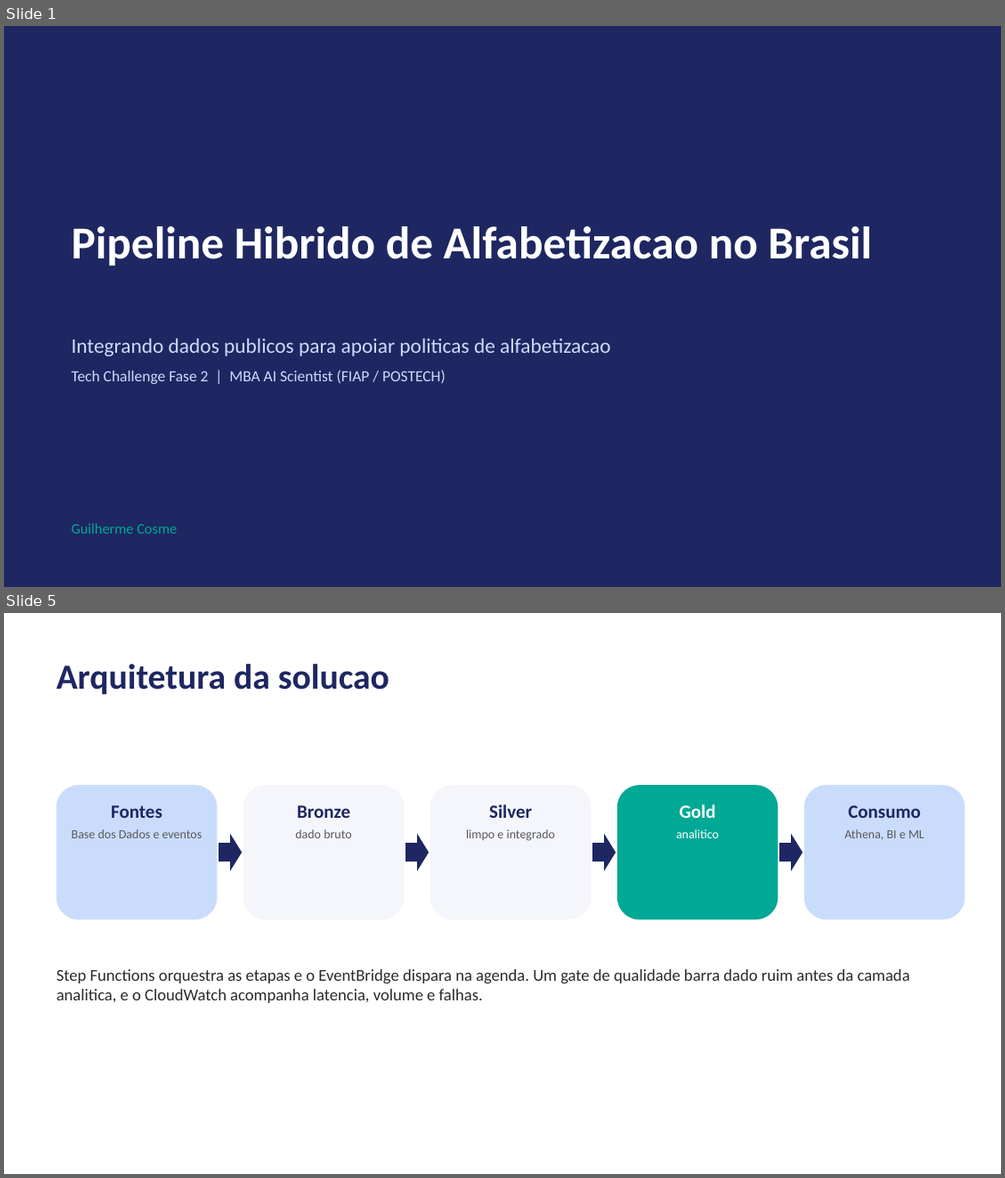
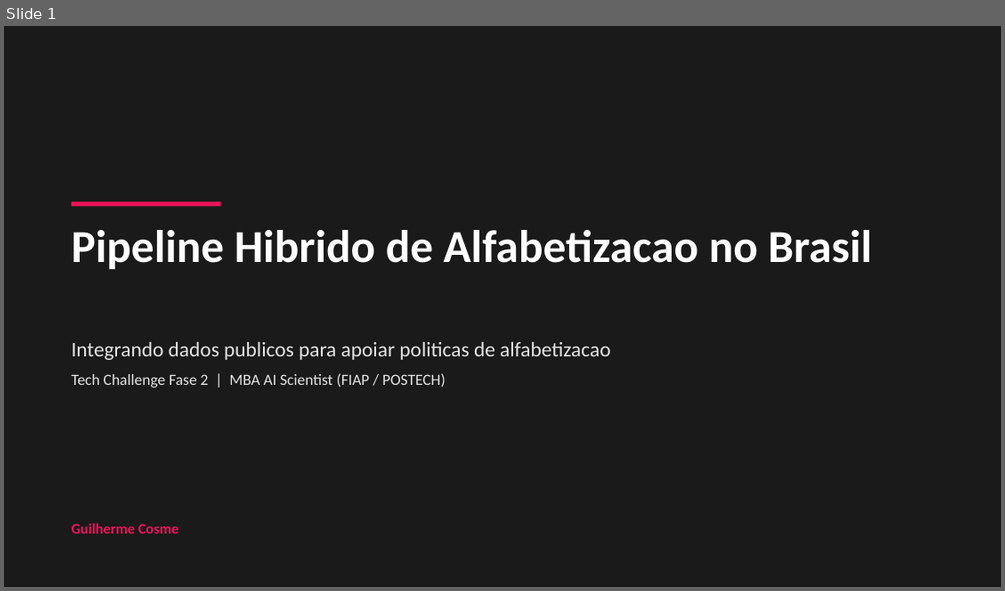
Before and after one commit to guillecosme/fiap-ai-scientist-tech-challenge-fase-02, a slide deck: reports/slides/pipeline_alfabetizacao_fase2.pptx. Shown one above the other, each under a label of ours: slides 1 and 5 before the commit, slide 1 after it; the slides between them are not shown. The pictures are 1005x1178 and 1005x591 pixels, drawn with LibreOffice and Linux fonts; fonts in the diff are those of the drawing. Boxes give left, top, right and bottom in pixels: in the first picture for what was removed or moved away, otherwise in the second. Text is boxed around its words. In the diff, an @@ line names an element or a change of style, - is before the commit and + after.

Commit message:
slides com identidade fiap e o recorte do diagrama no slide de arquitetura

```diff
--- a/reports/slides/pipeline_alfabetizacao_fase2.pptx
+++ b/reports/slides/pipeline_alfabetizacao_fase2.pptx
@@ slide 5 removed at (4, 613, 1001, 1174), background #FFFFFF @@
@@ text removed at (57, 664, 389, 695) @@
-Arquitetura da solucao
@@ rounded rectangle removed at (57, 785, 217, 919) @@
@@ rounded rectangle removed at (243, 785, 404, 919) @@
@@ rounded rectangle removed at (430, 785, 591, 919) @@
@@ rounded rectangle removed at (617, 785, 778, 919) @@
@@ rounded rectangle removed at (804, 785, 965, 919) @@
@@ text removed at (72, 805, 202, 838) @@
-Fontes
-Base dos Dados e eventos
@@ text removed at (295, 805, 351, 838) @@
-Bronze
-dado bruto
@@ text removed at (466, 804, 556, 841) @@
-Silver
-limpo e integrado
@@ text removed at (676, 804, 719, 838) @@
-Gold
-analitico
@@ text removed at (844, 805, 924, 840) @@
-Consumo
-Athena, BI e ML
@@ right arrow removed at (218, 834, 242, 871) @@
@@ right arrow removed at (405, 834, 429, 871) @@
@@ right arrow removed at (592, 834, 615, 871) @@
@@ right arrow removed at (779, 834, 802, 871) @@
@@ text removed at (57, 969, 910, 1003) @@
-Step Functions orquestra as etapas e o EventBridge dispara na agenda. Um gate de qualidade barra dado ruim antes da camada analitica, e o CloudWatch acompanha latencia, volume e falhas.
@@ slide 1 changed as well @@
@@ rectangle at (4, 26, 1001, 587): fill #1E2761 to #1A1A1A @@
@@ rectangle added at (72, 201, 221, 206), fill #ED145B @@
@@ text "Pipeline Hibrido de Alfabetizacao no ...": place and size @@
-text "Pipeline Hibrido de Alfabetizacao no ..." at (72, 226, 872, 265)
+text "Pipeline Hibrido de Alfabetizacao no ..." at (72, 230, 872, 269)
@@ text "Integrando dados publicos para apoiar ..." at (72, 341, 610, 387): text colour #CADCFC to #E5E5E5 @@
@@ text "Guilherme Cosme" at (72, 523, 178, 533): text colour #00A896 to #ED145B, bold on @@
```
Also in this commit, not shown: 9 other slides changed, 1 slide added.
